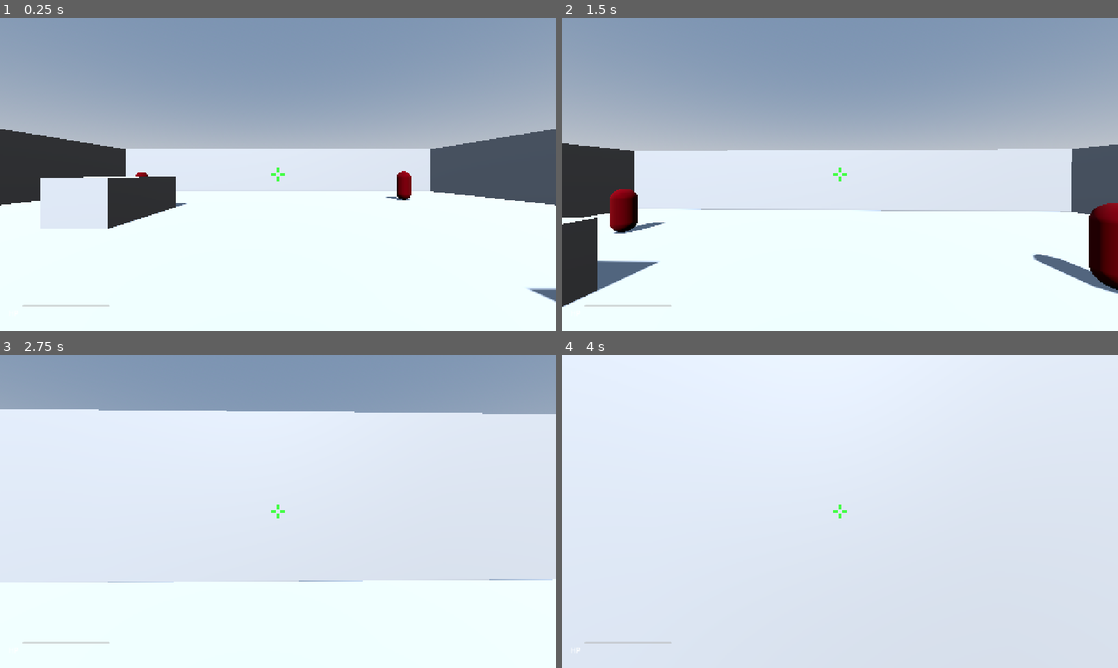
Above: before the commit, frames 1-4 (two rows, left to right).
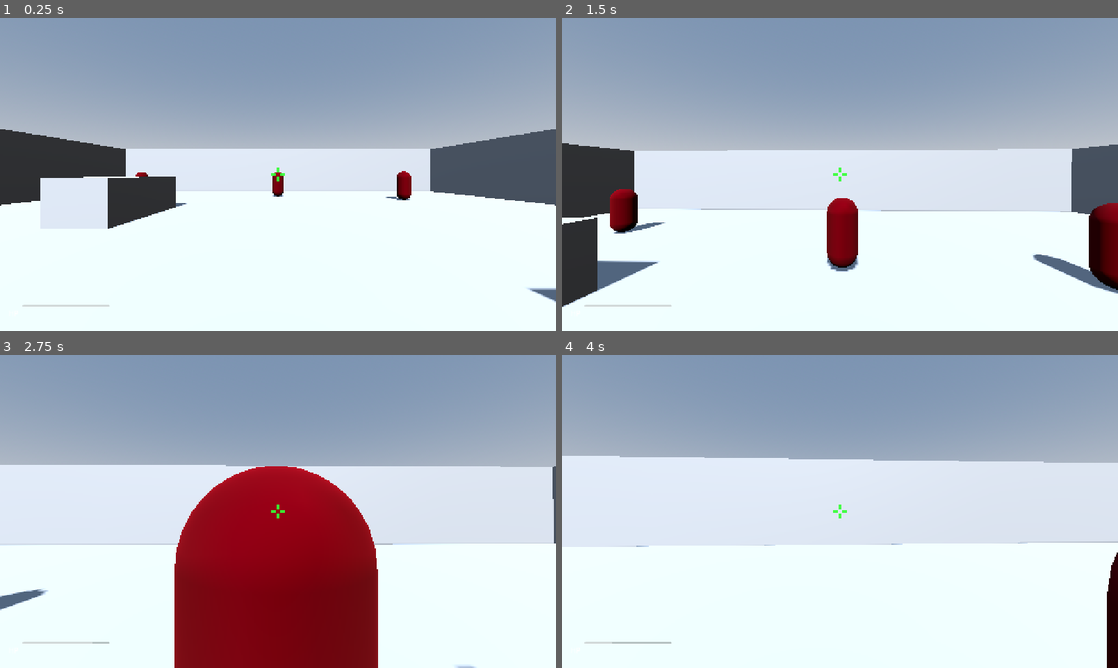
Above: after the commit, the same moments.

Repository: yarlson/hollows
Game: Godot game, scene res://scenes/levels/arena.tscn
Same seed, same stepped clock (60 frames per second), same inputs: the game is played once before the commit and once after it.
Inputs (mouse positions are in pixels of both pictures, inside the frame that each line leads up to):
- Up to frame 1 (0.25 s): no input
- Up to frame 2 (1.5 s): tap Enter at 0.5 s; move the mouse to (867, 174) at 0.52 s; press the mouse at (867, 174) at 0.53 s; hold W (move_forward) from 0.53 s (still down); tap Space (jump) at 0.77 s; move the mouse to (812, 174) at 1.27 s; release the mouse at (812, 174) at 1.28 s; click (812, 174) at 1.35 s
- Up to frame 3 (2.75 s): keep holding W (move_forward); tap Space (jump) at 1.52 s; move the mouse to (289, 505) at 2.02 s; press the mouse at (289, 505) at 2.03 s
- Up to frame 4 (4 s): keep holding W (move_forward); move the mouse to (834, 517) at 2.77 s; release the mouse at (834, 517) at 2.78 s; click (834, 517) at 2.85 s; tap Space (jump) at 3.02, 3.77 s; move the mouse to (878, 514) at 3.52 s; press the mouse at (878, 514) at 3.53 s

The runs differ from the first frame. In frame 1, 0.1% of the frame differs, in the area x 49-51%, y 49-58%; in frame 2, 1.2%; in frame 3, 43%; in frame 4, 67%, in the area x 0-100%, y 0-100%.

Commit message:
Add weapon fire rate limiting and visual feedback with muzzle flash and damage overlay effects

Diff:
--- a/scenes/levels/arena.tscn
+++ b/scenes/levels/arena.tscn
@@ -95,4 +95,10 @@
 [node name="Enemy3" parent="." instance=ExtResource("2_enemy")]
 transform = Transform3D(1, 0, 0, 0, 1, 0, 0, 0, 1, 8, 0, -8)
 
+[node name="Enemy4" parent="." instance=ExtResource("2_enemy")]
+transform = Transform3D(1, 0, 0, 0, 1, 0, 0, 0, 1, -8, 0, 8)
+
+[node name="Enemy5" parent="." instance=ExtResource("2_enemy")]
+transform = Transform3D(1, 0, 0, 0, 1, 0, 0, 0, 1, 0, 0, -10)
+
 [node name="HUD" parent="." instance=ExtResource("3_hud")]
--- a/scenes/player/player.gd
+++ b/scenes/player/player.gd
@@ -8,6 +8,7 @@
 const ACCELERATION: float = 10.0
 const FRICTION: float = 10.0
 const DAMAGE: int = 10
+const FIRE_RATE: float = 0.2
 const DEGREES_PER_UNIT: float = 0.001
 
 @export_range(1, 100, 1) var mouse_sensitivity: int = 50
@@ -16,9 +17,12 @@
 var _max_health: int = 100
 var _gravity: float = ProjectSettings.get_setting("physics/3d/default_gravity")
 var _mouse_captured: bool = true
+var _can_shoot: bool = true
 
 @onready var _head: Node3D = $Head
 @onready var _raycast: RayCast3D = $Head/Camera3D/RayCast3D
+@onready var _muzzle_flash: OmniLight3D = $Head/Camera3D/MuzzleFlash
+@onready var _damage_overlay: ColorRect = $DamageOverlay
 
 
 func _ready() -> void:
@@ -79,16 +83,37 @@
 		return
 	_health -= amount
 	health_changed.emit(_health, _max_health)
+	_flash_damage()
 	if _health <= 0:
 		_die()
 
 
 func _shoot() -> void:
+	if not _can_shoot:
+		return
+	_can_shoot = false
 	_raycast.force_raycast_update()
 	if _raycast.is_colliding():
 		var collider := _raycast.get_collider()
 		if collider.has_method(&"take_damage"):
 			collider.take_damage(DAMAGE)
+	_flash_muzzle()
+	await get_tree().create_timer(FIRE_RATE).timeout
+	_can_shoot = true
+
+
+func _flash_muzzle() -> void:
+	_muzzle_flash.visible = true
+	await get_tree().create_timer(0.05).timeout
+	if is_instance_valid(self):
+		_muzzle_flash.visible = false
+
+
+func _flash_damage() -> void:
+	_damage_overlay.visible = true
+	await get_tree().create_timer(0.15).timeout
+	if is_instance_valid(self):
+		_damage_overlay.visible = false
 
 
 func _die() -> void:
--- a/scenes/player/player.tscn
+++ b/scenes/player/player.tscn
@@ -24,3 +24,20 @@
 enabled = false
 target_position = Vector3(0, 0, -50)
 collision_mask = 5
+
+[node name="MuzzleFlash" type="OmniLight3D" parent="Head/Camera3D"]
+transform = Transform3D(1, 0, 0, 0, 1, 0, 0, 0, 1, 0.3, -0.2, -1.0)
+visible = false
+light_color = Color(1, 0.9, 0.6, 1)
+light_energy = 3.0
+omni_range = 5.0
+
+[node name="DamageOverlay" type="ColorRect" parent="."]
+visible = false
+anchors_preset = 15
+anchor_right = 1.0
+anchor_bottom = 1.0
+grow_horizontal = 2
+grow_vertical = 2
+mouse_filter = 2
+color = Color(1, 0, 0, 0.25)
